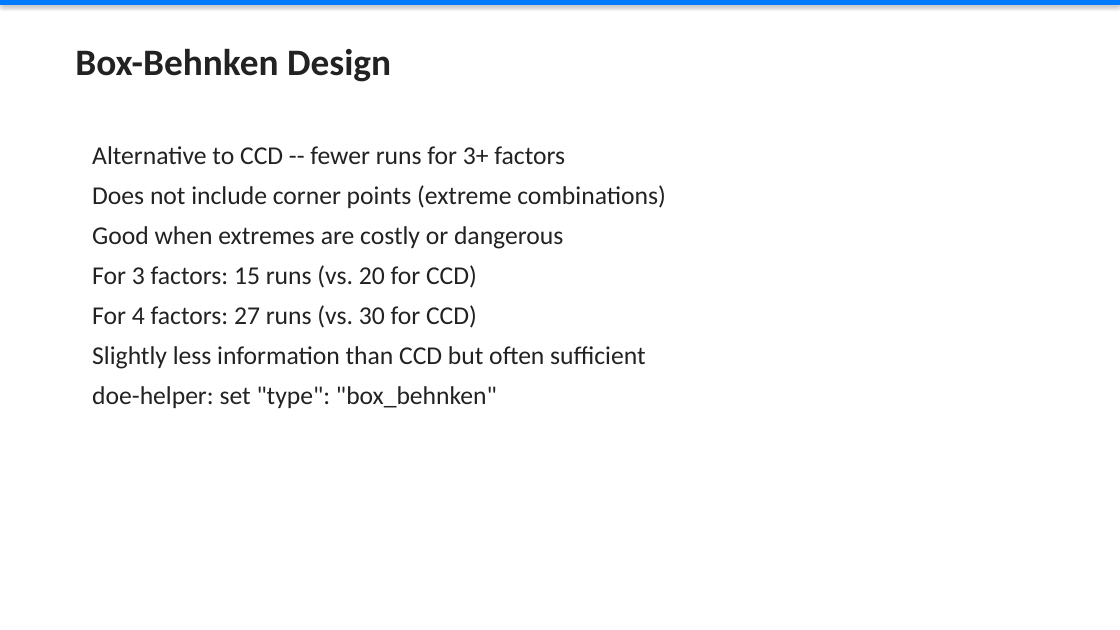
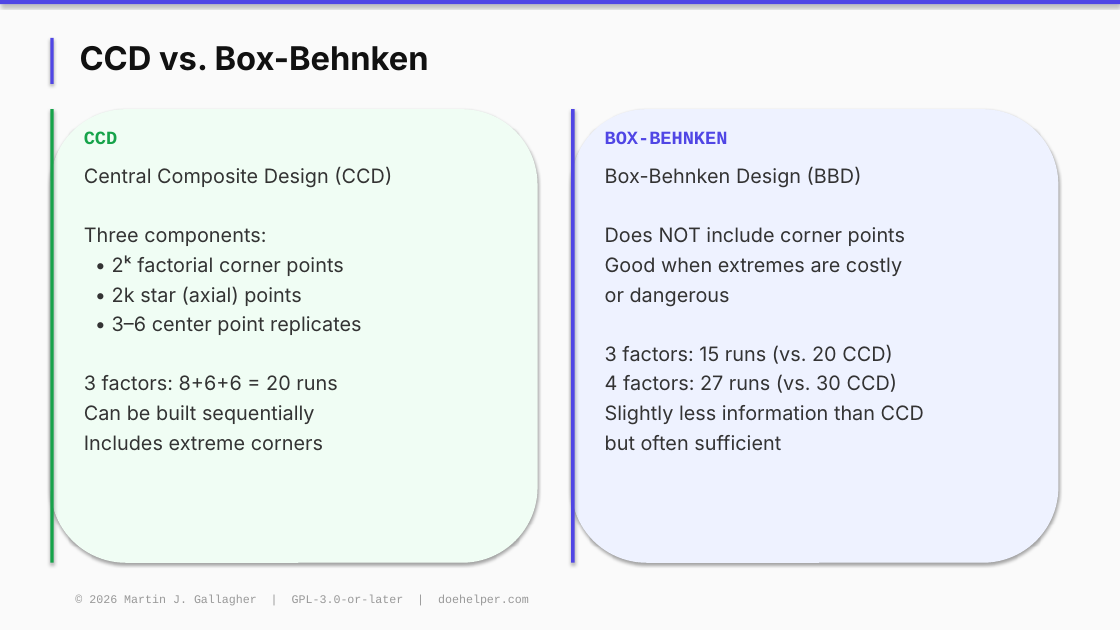
Before and after one commit to MartinGallagher-code/design_of_experiments, a slide deck: slide 4 of training/slides/Module_05_Response_Surface.pptx (slide 5 before the commit). Drawn at 1120x630 pixels with LibreOffice and Linux fonts; fonts in the diff are those of the drawing. Boxes give left, top, right and bottom in pixels: in the first picture for what was removed or moved away, otherwise in the second. Text is boxed around its words. In the diff, an @@ line names an element or a change of style, - is before the commit and + after.

```diff
--- a/training/slides/Module_05_Response_Surface.pptx
+++ b/training/slides/Module_05_Response_Surface.pptx
@@ background #FFFFFF to #FAFAFA @@
@@ rectangle at [0, 0, 1120, 4]: fill #007BFF to #5046E5 @@
@@ rectangle added at [50, 38, 54, 84], fill #5046E5 @@
@@ text at [80, 46, 429, 71]: text changed; size 32 to 28 pt; font Calibri to Inter; text colour #222222 to #111111 @@
-Box-Behnken Design
+CCD vs. Box-Behnken
@@ rounded rectangle added at [50, 109, 538, 563], fill #F0FDF4 @@
@@ rectangle added at [50, 109, 54, 563], fill #16A34A @@
@@ rounded rectangle added at [571, 109, 1059, 563], fill #EEF2FF @@
@@ rectangle added at [571, 109, 575, 563], fill #5046E5 @@
@@ text added at [84, 131, 117, 144], 16 pt, text #16A34A, bold @@
+CCD
@@ text added at [605, 131, 728, 144], 16 pt, text #5046E5, bold @@
+BOX-BEHNKEN
@@ text added at [84, 166, 392, 451], 17 pt, text #333333 @@
+Central Composite Design (CCD)
+Three components:
+• 2ᵏ factorial corner points
+• 2k star (axial) points
+• 3–6 center point replicates
+3 factors: 8+6+6 = 20 runs
+Can be built sequentially
+Includes extreme corners
@@ text at [605, 166, 924, 451]: text changed; size 22 to 17 pt; font Calibri to Inter; text colour #222222 to #333333 @@
-Alternative to CCD -- fewer runs for 3+ factors
-Does not include corner points (extreme combinations)
-Good when extremes are costly or dangerous
-For 3 factors: 15 runs (vs. 20 for CCD)
-For 4 factors: 27 runs (vs. 30 for CCD)
-Slightly less information than CCD but often sufficient
-doe-helper: set "type": "box_behnken"
+Box-Behnken Design (BBD)
+Does NOT include corner points
+Good when extremes are costly
+or dangerous
+3 factors: 15 runs (vs. 20 CCD)
+4 factors: 27 runs (vs. 30 CCD)
+Slightly less information than CCD
+but often sufficient
@@ text added at [89, 595, 529, 605], 10 pt, text #999999 @@
+© 2026 Martin J. Gallagher | GPL-3.0-or-later | doehelper.com
```
Also in this commit, not shown: 8 other slides changed, 1 slide added, 4 slides removed, 8 other files.
